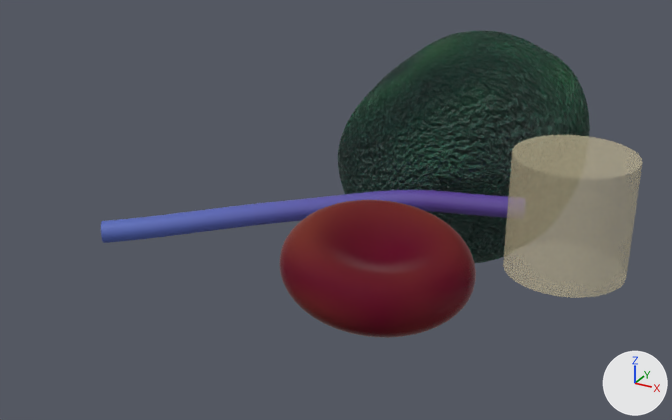
One commit to the Blender file data/models/materials.blend: the scene before it, then after it.
Before and after are seen from a 50 mm camera at (1.9, -3.25, 2.02) aimed at (-0.01, 0.22, 0.29). Lighting does not change. The marker at lower right points along +X, +Y and +Z.

Names of what the first picture shows: 'Cylinder', 'cell1300000', 'ctc1300000', 'streamline_vtk1300000_50'.
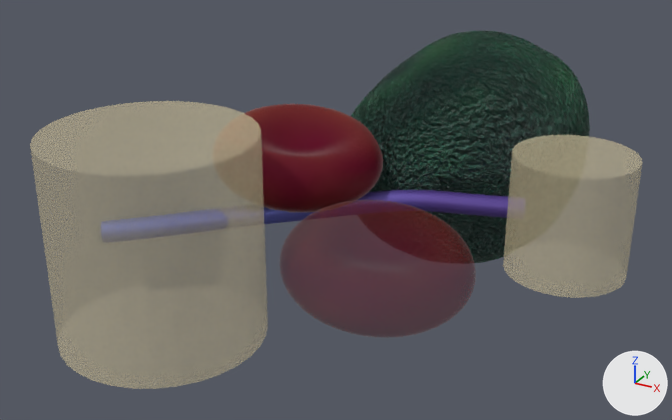
Commit message: enable semi-transparent rbc

Changed parts and their boxes [x1, y1, x2, y2] in the pictures (672 x 420 px):
'Cylinder.001', added
    after: [30, 101, 268, 389]
'cell1300000', recoloured
    both: [280, 200, 476, 338]
'cell1300000.001', added
    after: [244, 104, 383, 212]

The change, as a list of edits to the scene's bpy script:
```text
Add mat_rbc_material_transparent:
    mat_rbc_material_transparent = bpy.data.materials.new('RBC_Material_Transparent')
    # colours: black #000000, light grey #cfcfcf, white #ffffff
    # uses the picture img_rbc_colormap_png
Change me_cell1300000:
    where me_cell1300000.from_pydata(...)  # 642 vertices, 1280 faces; spans x 454.7..470.6, y 7.7..14.6, z 247.0..263.0
    remove me_cell1300000.materials.append(mat_rbc_material)
    add me_cell1300000.materials.append(mat_rbc_material_transparent)
Add me_cell1300000_001:
    me_cell1300000_001.from_pydata(...)  # 642 vertices, 1280 faces; spans x 454.7..470.6, y 7.7..14.6, z 247.0..263.0
    me_cell1300000_001.polygons.foreach_set('use_smooth', [True] * 1280)
    me_cell1300000_001.materials.append(mat_rbc_material)
Add ob_cell1300000_001:
    ob_cell1300000_001 = bpy.data.objects.new('cell1300000.001', me_cell1300000_001)
    ob_cell1300000_001.location = (12.483, -22.817, 1.037)
    ob_cell1300000_001.rotation_euler = (4.712, 0.0, 1.571)  # degrees (270, 0, 90)
    ob_cell1300000_001.scale = (0.05, 0.05, 0.05)
Add ob_cylinder_001:
    ob_cylinder_001 = bpy.data.objects.new('Cylinder.001', me_cylinder.copy())  # the mesh of ob_cylinder
    ob_cylinder_001.location = (-0.451, -0.527, 0.361)
    ob_cylinder_001.scale = (0.448, 0.448, 0.448)
```
